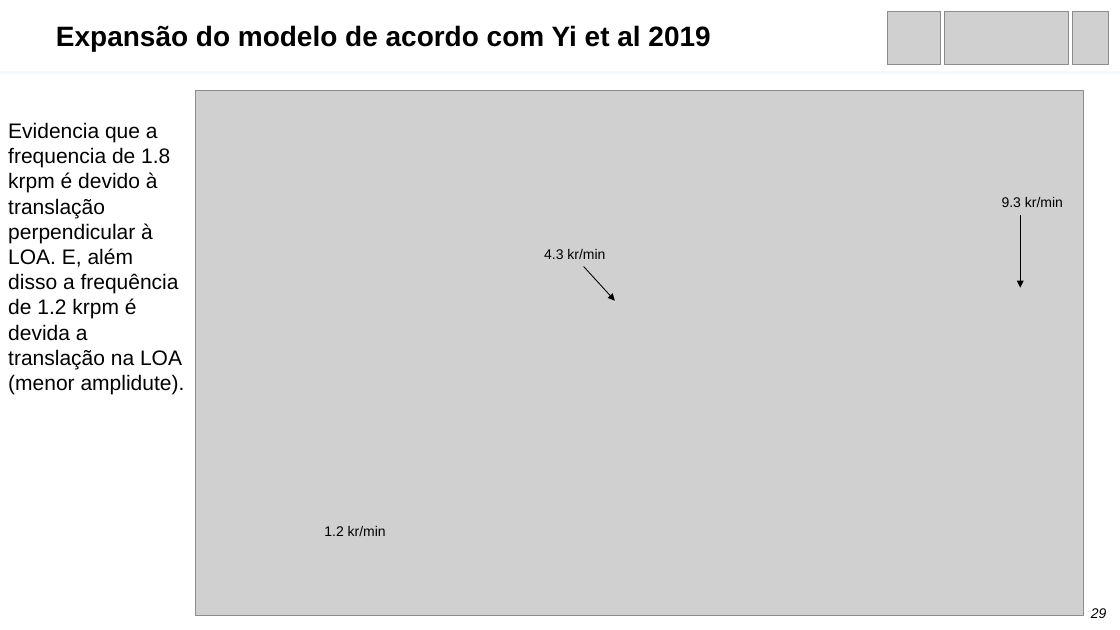
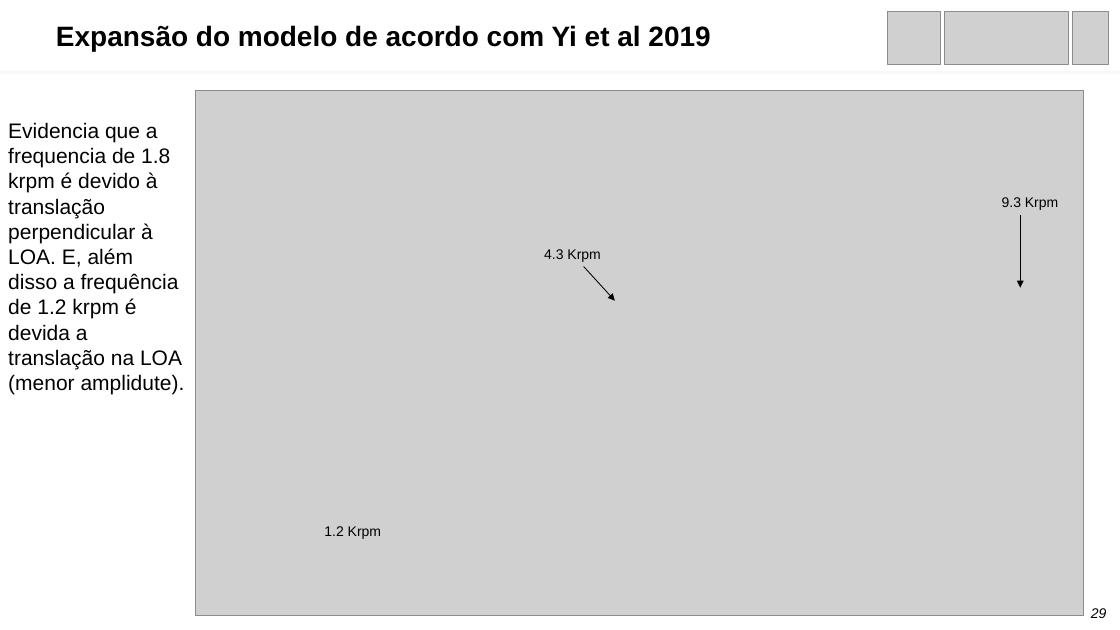
Before and after one commit to murilloabs/Master_Dissertation, a slide deck: slide 29 of DISSERTACAO/results/Apresentacao_Backlash_V3.pptx. Drawn at 1120x630 pixels with LibreOffice and Linux fonts; fonts in the diff are those of the drawing; grey boxes stand for pictures. Boxes give left, top, right and bottom in pixels: in the first picture for what was removed or moved away, otherwise in the second. Text is boxed around its words. In the diff, an @@ line names an element or a change of style, - is before the commit and + after.

```diff
--- a/DISSERTACAO/results/Apresentacao_Backlash_V3.pptx
+++ b/DISSERTACAO/results/Apresentacao_Backlash_V3.pptx
@@ text at [1002, 197, 1058, 210]: text changed @@
-9.3 kr/min
+9.3 Krpm
@@ text at [544, 249, 600, 262]: text changed @@
-4.3 kr/min
+4.3 Krpm
@@ text at [324, 526, 381, 539]: text changed @@
-1.2 kr/min
+1.2 Krpm
```
Also in this commit, not shown: 3 other slides changed, 19 other files.
